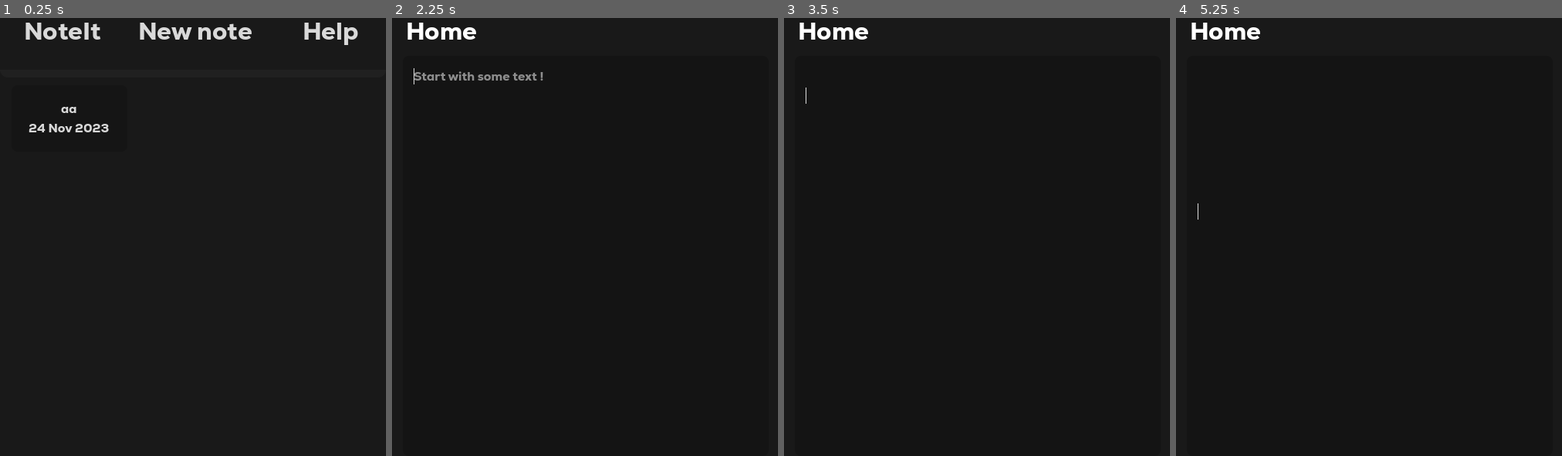
Above: before the commit, frames 1-4 (left to right).
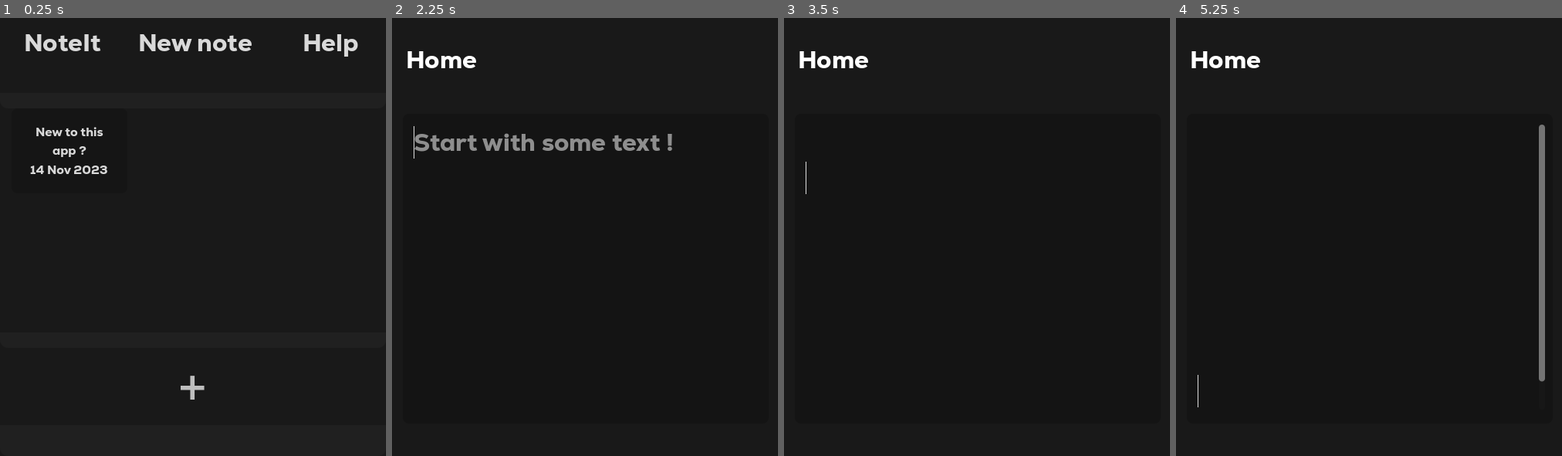
Above: after the commit, the same moments.

Repository: Cookiezikse/NoteApp
Game: Godot game, scene res://menu.tscn
Two runs of this game, one before a commit and one after it. Both use one fixed random seed, a clock stepped at 60 frames per second and the inputs below.
Inputs (mouse positions are in pixels of both pictures, inside the frame that each line leads up to; where the layout moved, square brackets give the same spot in the first picture):
- Up to frame 1 (0.25 s): no input
- Up to frame 2 (2.25 s): click "New note" (after the commit: "+") at 0.5 s; click (442, 57) [442, 31] at 1.25 s; click "New note" at 2 s
- Up to frame 3 (3.5 s): tap Enter (ui_accept) at 2.75 s; hold Up (ui_up) from 2.78 s (still down); hold Enter (ui_accept) from 2.78 s (still down)
- Up to frame 4 (5.25 s): release Up (ui_up) at 3.53 s; release Enter (ui_accept) at 3.53 s; hold Down (ui_down) 3.53-4.28 s; tap Enter (ui_accept) at 3.6, 3.77, 4.07, 4.25, 5.1 s; hold Enter (ui_accept) 4.28-5.03 s; hold Up (ui_up) from 4.28 s (still down)

The runs differ from the first frame. In frame 1, 3.1% of the frame differs, in the area x 6-93%, y 1-88%; in frame 2, 2.3%; in frame 3, 0.8%; in frame 4, 1.7%.

Commit message:
NEW: Support for mobile

Diff:
--- a/Things/shortcuts_window.tscn
+++ b/Things/shortcuts_window.tscn
@@ -14,6 +14,7 @@
 title = "Tips"
 initial_position = 1
 size = Vector2i(250, 216)
+transient = true
 script = SubResource("GDScript_h02xx")
 
 [node name="VBoxContainer" type="VBoxContainer" parent="."]
--- a/global.gd
+++ b/global.gd
@@ -5,6 +5,9 @@
 
 var hex_background = Color("#181818")
 var hex_notes = Color("#141414")
+
+var file = ""
+
 
 func load_json_file(filepath: String):
 	if FileAccess.file_exists(filepath):
@@ -20,6 +23,10 @@
 		print("File doesn't exist !")
 
 func save_note_json_file(filepath: String,parsedResult ,data):
+	var f = FileAccess.open(OS.get_user_data_dir()+"/NewFile.md",FileAccess.WRITE)
+	f.close()
+	#print("ALLO ?")
+	#print(OS.get_user_data_dir())
 	if FileAccess.file_exists(filepath):
 		var dataFile = FileAccess.open(filepath,FileAccess.WRITE)
 		if !parsedResult.has("note" + str(global.id_clicked)):
@@ -33,6 +40,7 @@
 		print("File doesn't exist !")
 
 func save_json_file(filepath: String,parsedResult):
+	#print("Allo ?")
 	if FileAccess.file_exists(filepath):
 		var dataFile = FileAccess.open(filepath,FileAccess.WRITE)
 		var json_data = JSON.stringify(parsedResult)
@@ -54,7 +62,7 @@
 func ancien_save_note_json_file(filepath: String,parsedResult ,data):
 	if FileAccess.file_exists(filepath):
 		var dataFile = FileAccess.open(filepath,FileAccess.WRITE)
-		print(parsedResult)
+		#print(parsedResult)
 		if !parsedResult.has("note" + str(global.id_clicked)):
 			parsedResult["note" + str(parsedResult.size())] = data
 		else:
--- a/menu.gd
+++ b/menu.gd
@@ -2,7 +2,7 @@
 
 var card_scene = preload("res://Things/card.tscn")
 var shortcuts_scene = preload("res://Things/shortcuts_window.tscn")
-@onready var file = 'datas/datas.json'
+var file = 'datas/datas.json'
 
 var longestId = 0
 #Faire un petit popup quand y a une erreur
@@ -12,6 +12,28 @@
 @onready var _MainWindow: Window = get_window()
 #Does the screen with all the notes
 func _ready():
+
+
+	global.file = OS.get_cache_dir()+"/NoteIt/datas.json"
+	var dir = DirAccess.open(OS.get_cache_dir())
+	if !dir.dir_exists("NoteIt"):
+		dir.make_dir("NoteIt")
+	print(global.file)
+	file = global.file
+	if FileAccess.file_exists(file):
+		pass
+		print("File exist !")
+	else:
+		var f = FileAccess.open(file,FileAccess.WRITE)
+		f.close()
+		var time = Time.get_datetime_dict_from_system()
+		var month = ""
+		var months_list = ["Jan","Feb","Mar","Apr","May","Jun","Jul","Aug","Sep","Oct","Nov","Dec"]
+		var data = {"id":0,"text":"New to this app ?","date":str(time["day"])+" "+months_list[time["month"]-1]+" "+str(time["year"])}
+		var parsedResult = JSON.parse_string("{}")
+		global.save_note_json_file(file,parsedResult,data)
+
+	#print("Hello ??")
 	_MainWindow.gui_embed_subwindows = false # Make subwindows actual system windows <- VERY IMPORTANT
 	#var time = Time.get_datetime_dict_from_system()
 	#print(time["day"]," ",time["month"], " ",time["year"])
--- a/menu.tscn
+++ b/menu.tscn
@@ -81,7 +81,7 @@
 theme_override_constants/separation = 0
 
 [node name="Header" type="Control" parent="Pages/Home/VBoxContainer"]
-custom_minimum_size = Vector2(0, 100)
+custom_minimum_size = Vector2(0, 130)
 layout_mode = 2
 
 [node name="PanelContainer" type="PanelContainer" parent="Pages/Home/VBoxContainer/Header"]
@@ -141,7 +141,7 @@
 size_flags_vertical = 0
 
 [node name="Panel" type="PanelContainer" parent="Pages/Home/VBoxContainer/Control"]
-custom_minimum_size = Vector2(500, 10)
+custom_minimum_size = Vector2(500, 20)
 layout_mode = 1
 offset_bottom = 10.0
 theme_override_styles/panel = SubResource("StyleBoxFlat_1eft5")
@@ -149,6 +149,8 @@
 [node name="ScrollContainer" type="ScrollContainer" parent="Pages/Home/VBoxContainer"]
 layout_mode = 2
 size_flags_vertical = 3
+mouse_filter = 0
+mouse_force_pass_scroll_events = false
 
 [node name="VBoxContainer" type="VBoxContainer" parent="Pages/Home/VBoxContainer/ScrollContainer"]
 layout_mode = 2
@@ -176,14 +178,48 @@
 layout_mode = 2
 theme_override_constants/separation = 10
 
+[node name="Control3" type="Control" parent="Pages/Home/VBoxContainer"]
+custom_minimum_size = Vector2(0, 20)
+layout_mode = 2
+size_flags_vertical = 0
+
+[node name="Panel" type="PanelContainer" parent="Pages/Home/VBoxContainer/Control3"]
+custom_minimum_size = Vector2(500, 20)
+layout_mode = 1
+offset_bottom = 10.0
+theme_override_styles/panel = SubResource("StyleBoxFlat_1eft5")
+
+[node name="Control2" type="Control" parent="Pages/Home/VBoxContainer"]
+custom_minimum_size = Vector2(0, 100)
+layout_mode = 2
+
+[node name="NewNote" type="Button" parent="Pages/Home/VBoxContainer/Control2"]
+layout_mode = 0
+offset_right = 499.0
+offset_bottom = 99.0
+theme_override_font_sizes/font_size = 64
+text = "+"
+
+[node name="Control4" type="Control" parent="Pages/Home/VBoxContainer"]
+custom_minimum_size = Vector2(0, 40)
+layout_mode = 2
+size_flags_vertical = 0
+
+[node name="Panel" type="PanelContainer" parent="Pages/Home/VBoxContainer/Control4"]
+custom_minimum_size = Vector2(500, 40)
+layout_mode = 1
+offset_bottom = 10.0
+theme_override_styles/panel = SubResource("StyleBoxFlat_1eft5")
+
 [node name="Popups" type="Node" parent="."]
 
 [node name="Animations" type="AnimationPlayer" parent="."]
-autoplay = "appear"
 libraries = {
 "": SubResource("AnimationLibrary_f04em")
 }
+autoplay = "appear"
 
 [connection signal="pressed" from="Pages/Home/VBoxContainer/Header/HBoxContainer/newNote" to="." method="_on_new_note_pressed"]
 [connection signal="pressed" from="Pages/Home/VBoxContainer/Header/HBoxContainer/settings" to="." method="_on_settings_pressed"]
 [connection signal="pressed" from="Pages/Home/VBoxContainer/Header/HBoxContainer/help" to="." method="_on_help_pressed"]
+[connection signal="pressed" from="Pages/Home/VBoxContainer/Control2/NewNote" to="." method="_on_new_note_pressed"]
--- a/note.tscn
+++ b/note.tscn
@@ -16,6 +16,7 @@
 
 #Load the data of the file to see if there is something
 func _ready():
+	file = global.file
 	var datas = global.load_json_file(file)
 	#print(\"ready id : \", global.id_clicked)
 	if datas.has(\"note\"+str(global.id_clicked)):
@@ -188,7 +189,7 @@
 grow_vertical = 2
 
 [node name="Header" type="Control" parent="VBoxContainer"]
-custom_minimum_size = Vector2(0, 100)
+custom_minimum_size = Vector2(0, 175)
 layout_mode = 2
 
 [node name="HBoxContainer" type="HBoxContainer" parent="VBoxContainer/Header"]
@@ -230,6 +231,7 @@
 offset_left = 14.0
 offset_top = -22.0
 offset_right = -12.0
+offset_bottom = -42.0
 grow_horizontal = 2
 grow_vertical = 2
 
@@ -245,7 +247,7 @@
 layout_mode = 2
 theme_override_colors/background_color = Color(0.0784314, 0.0784314, 0.0784314, 1)
 theme_override_fonts/font = ExtResource("1_1riq5")
-theme_override_font_sizes/font_size = 16
+theme_override_font_sizes/font_size = 32
 placeholder_text = "Start with some text !"
 wrap_mode = 1
 
--- a/project.godot
+++ b/project.godot
@@ -14,7 +14,7 @@
 config/description="App to notes some notes"
 config/tags=PackedStringArray("app", "json", "note", "save_load_files")
 run/main_scene="res://menu.tscn"
-config/features=PackedStringArray("4.1", "GL Compatibility")
+config/features=PackedStringArray("4.2", "GL Compatibility")
 boot_splash/bg_color=Color(0.0980392, 0.0980392, 0.0980392, 1)
 boot_splash/show_image=false
 config/icon="res://Imports/pen.png"
@@ -28,7 +28,9 @@
 
 window/size/viewport_width=500
 window/size/viewport_height=600
-window/size/resizable=false
+window/stretch/mode="viewport"
+window/stretch/aspect="expand"
+window/handheld/orientation=1
 
 [dotnet]
 
@@ -47,6 +49,10 @@
 ]
 }
 
+[input_devices]
+
+pointing/emulate_touch_from_mouse=true
+
 [rendering]
 
 renderer/rendering_method="gl_compatibility"
Not shown, changed: export_presets.cfg
